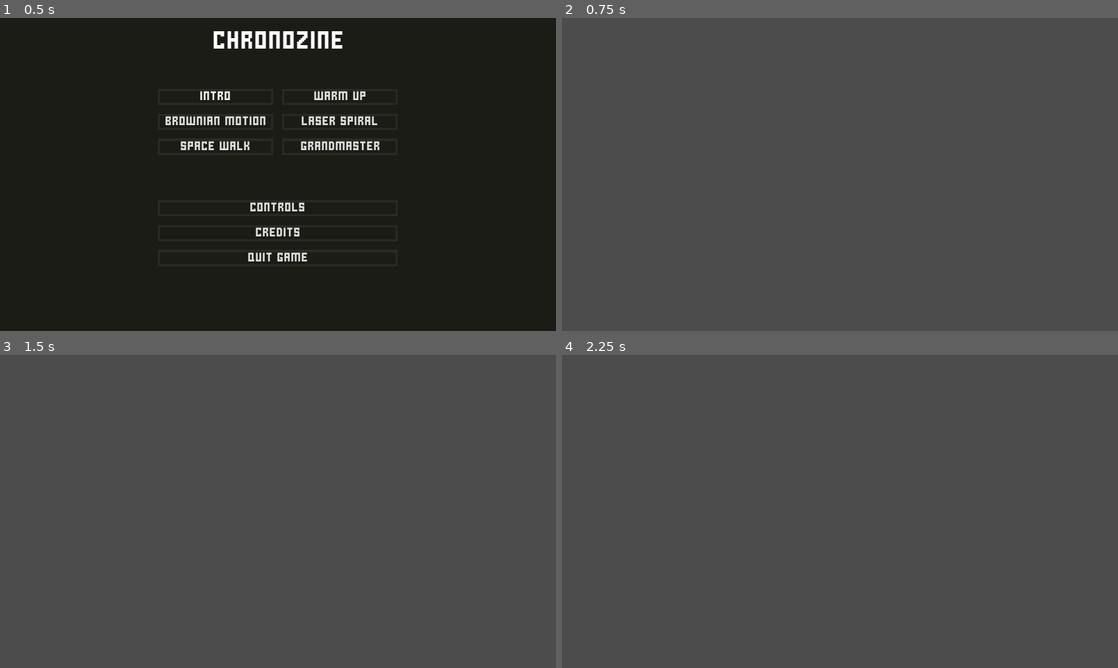
Above: before the commit, frames 1-4 (two rows, left to right).
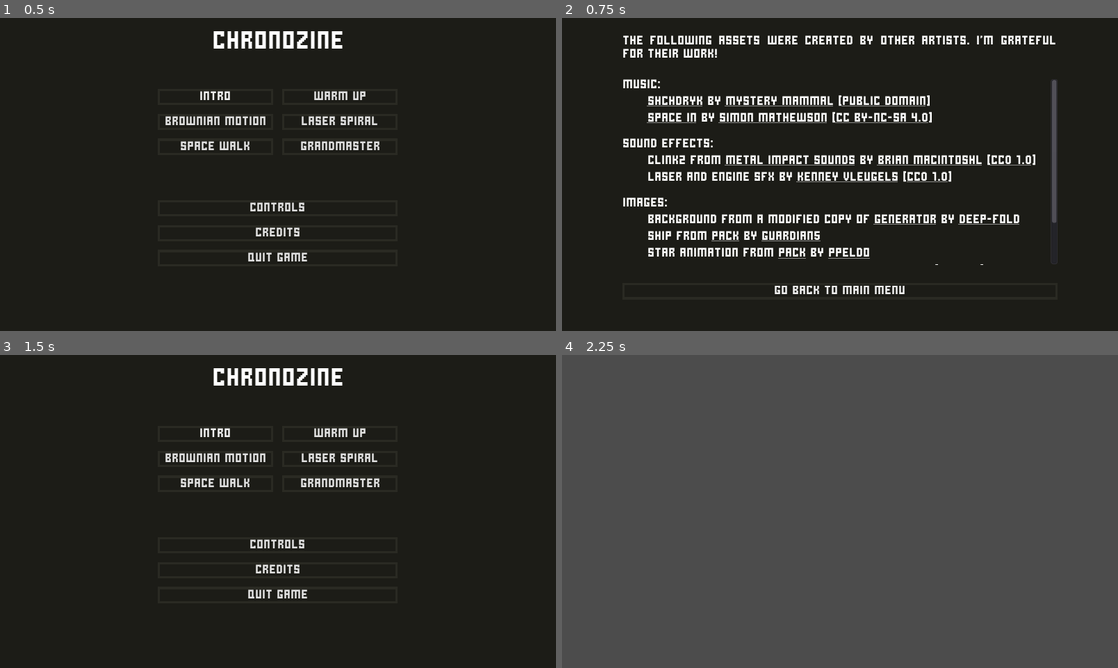
Above: after the commit, the same moments.

Repository: AnEnigmaticBug/chronozine
Game: Godot game, scene res://src/gui/screens/home/Home.tscn
The game is run twice, just before and just after one commit, with the same random seed, the same clock (stepped at 60 frames per second) and the same inputs.
Inputs (mouse positions are in pixels of both pictures, inside the frame that each line leads up to):
- Up to frame 1 (0.5 s): no input
- Up to frame 2 (0.75 s): click "Credits" at 0.5 s
- Up to frame 3 (1.5 s): click (278, 627) at 1.25 s, where only the run after the commit has a clickable "Go back to main menu"
- Up to frame 4 (2.25 s): click (778, 433) at 2 s, where only the run after the commit has a clickable "Intro"

Frame 1 is identical in both runs. In frame 2, 99% of the frame differs, in the area x 0-100%, y 0-100%; in frame 3, 100%; in frame 4, nothing differs.

Commit message:
Add credits screen and change the mouse cursor

Diff:
--- a/chronozine/project.godot
+++ b/chronozine/project.godot
@@ -9,6 +9,11 @@
 config_version=4
 
 _global_script_classes=[ {
+"base": "VBoxContainer",
+"class": "CreditCategory",
+"language": "GDScript",
+"path": "res://src/gui/screens/credits/CreditCategory.gd"
+}, {
 "base": "VBoxContainer",
 "class": "GradingStar",
 "language": "GDScript",
@@ -60,6 +65,7 @@
 "path": "res://src/walls/WallReifier.gd"
 } ]
 _global_script_class_icons={
+"CreditCategory": "",
 "GradingStar": "",
 "HealthBar": "",
 "Laser": "",
@@ -90,6 +96,7 @@
 window/size/height=540
 window/size/fullscreen=true
 window/dpi/allow_hidpi=true
+mouse_cursor/custom_image="res://assets/images/cursor.png"
 window/stretch/mode="2d"
 
 [importer_defaults]
--- /dev/null
+++ b/chronozine/src/gui/screens/credits/CreditCategory.gd
@@ -0,0 +1,24 @@
+tool
+class_name CreditCategory
+extends VBoxContainer
+
+
+export var category := ""
+export var credits: PoolStringArray = []
+
+
+func _ready() -> void:
+	$Heading.text = category + ":"
+
+	for credit in credits:
+		var node := RichTextLabel.new()
+		node.fit_content_height = true
+		node.bbcode_enabled = true
+		node.bbcode_text = "      " + credit
+		add_child(node)
+
+		node.connect("meta_clicked", self, "_on_Credit_meta_clicked")
+
+
+func _on_Credit_meta_clicked(meta: String) -> void:
+	OS.shell_open(meta)
--- /dev/null
+++ b/chronozine/src/gui/screens/credits/CreditCategory.tscn
@@ -0,0 +1,17 @@
+[gd_scene load_steps=2 format=2]
+
+[ext_resource path="res://src/gui/screens/credits/CreditCategory.gd" type="Script" id=1]
+
+[node name="CreditCategory" type="VBoxContainer"]
+anchor_right = 1.0
+anchor_bottom = 1.0
+custom_constants/separation = 8
+script = ExtResource( 1 )
+__meta__ = {
+"_edit_use_anchors_": false
+}
+
+[node name="Heading" type="Label" parent="."]
+margin_right = 960.0
+margin_bottom = 14.0
+text = ":"
--- /dev/null
+++ b/chronozine/src/gui/screens/credits/Credits.gd
@@ -0,0 +1,9 @@
+extends Control
+
+
+func _ready() -> void:
+	$VBoxContainer/Exit.grab_focus()
+
+
+func _on_Exit_pressed() -> void:
+	get_tree().change_scene_to(Globals.HOME_SCN)
--- /dev/null
+++ b/chronozine/src/gui/screens/credits/Credits.tscn
@@ -0,0 +1,106 @@
+[gd_scene load_steps=4 format=2]
+
+[ext_resource path="res://src/gui/themes/MainTheme.tres" type="Theme" id=1]
+[ext_resource path="res://src/gui/screens/credits/Credits.gd" type="Script" id=2]
+[ext_resource path="res://src/gui/screens/credits/CreditCategory.tscn" type="PackedScene" id=3]
+
+[node name="Credits" type="Control"]
+anchor_right = 1.0
+anchor_bottom = 1.0
+theme = ExtResource( 1 )
+script = ExtResource( 2 )
+__meta__ = {
+"_edit_use_anchors_": false
+}
+
+[node name="ColorRect" type="ColorRect" parent="."]
+anchor_right = 1.0
+anchor_bottom = 1.0
+color = Color( 0.113725, 0.113725, 0.0941176, 1 )
+__meta__ = {
+"_edit_use_anchors_": false
+}
+
+[node name="VBoxContainer" type="VBoxContainer" parent="."]
+anchor_left = 0.5
+anchor_top = 0.5
+anchor_right = 0.5
+anchor_bottom = 0.5
+margin_left = -376.0
+margin_top = -240.0
+margin_right = 376.0
+margin_bottom = 240.0
+custom_constants/separation = 32
+__meta__ = {
+"_edit_use_anchors_": false
+}
+
+[node name="Gratitude" type="Label" parent="VBoxContainer"]
+margin_right = 752.0
+margin_bottom = 43.0
+text = "The following assets were created by other artists. I'm grateful for their work!"
+align = 3
+autowrap = true
+
+[node name="ScrollContainer" type="ScrollContainer" parent="VBoxContainer"]
+margin_top = 75.0
+margin_right = 752.0
+margin_bottom = 395.0
+rect_min_size = Vector2( 0, 320 )
+follow_focus = true
+scroll_horizontal_enabled = false
+__meta__ = {
+"_edit_use_anchors_": false
+}
+
+[node name="VBoxContainer" type="VBoxContainer" parent="VBoxContainer/ScrollContainer"]
+margin_right = 740.0
+margin_bottom = 413.0
+rect_min_size = Vector2( 740, 0 )
+custom_constants/separation = 24
+__meta__ = {
+"_edit_use_anchors_": false
+}
+
+[node name="Music" parent="VBoxContainer/ScrollContainer/VBoxContainer" instance=ExtResource( 3 )]
+anchor_right = 0.0
+anchor_bottom = 0.0
+margin_right = 740.0
+margin_bottom = 78.0
+category = "Music"
+credits = PoolStringArray( "[url=https://freemusicarchive.org/music/Mystery_Mammal/Xmas_on_Tape/Shchedryck]Shchdryk[/url] by [url=https://freemusicarchive.org/music/Mystery_Mammal]Mystery Mammal[/url] ([url=https://creativecommons.org/licenses/publicdomain/]public domain[/url])", "[url=https://freemusicarchive.org/music/Simon_Mathewson/Some_4-track_tunes/Space_In]Space In[/url] by [url=https://freemusicarchive.org/music/Simon_Mathewson]Simon Mathewson[/url] ([url=https://creativecommons.org/licenses/by-nc-sa/4.0/]CC BY-NC-SA 4.0[/url])" )
+
+[node name="Sfx" parent="VBoxContainer/ScrollContainer/VBoxContainer" instance=ExtResource( 3 )]
+anchor_right = 0.0
+anchor_bottom = 0.0
+margin_top = 102.0
+margin_right = 740.0
+margin_bottom = 180.0
+category = "Sound Effects"
+credits = PoolStringArray( "clink2 from [url=https://opengameart.org/content/metal-impact-sounds]Metal Impact Sounds[/url] by [url=https://opengameart.org/users/bmaczero]Brian MacIntoshl[/url] ([url=https://creativecommons.org/publicdomain/zero/1.0/]CC0 1.0[/url])", "Laser and engine sfx by [url=https://www.kenney.nl]Kenney Vleugels[/url] ([url=https://creativecommons.org/publicdomain/zero/1.0/]CC0 1.0[/url])" )
+
+[node name="Images" parent="VBoxContainer/ScrollContainer/VBoxContainer" instance=ExtResource( 3 )]
+anchor_right = 0.0
+anchor_bottom = 0.0
+margin_top = 204.0
+margin_right = 740.0
+margin_bottom = 340.0
+category = "Images"
+credits = PoolStringArray( "Background from a modified copy of [url=https://deep-fold.itch.io/space-background-generator]generator[/url] by [url=https://deep-fold.itch.io]Deep-Fold[/url]", "Ship from [url=https://guardian5.itch.io/blue-green-and-red-spacecraft-asset]pack[/url] by [url=https://guardian5.itch.io]guardian5[/url]", "Star animation from [url=https://ppeldo.itch.io/2d-pixel-art-game-spellmagic-fx]pack[/url] by [url=https://ppeldo.itch.io]ppeldo[/url]", "Cursor from [url=https://opengameart.org/content/pixel-ui-pack-750-assets]Pixel UI pack[/url] by [url=https://www.kenney.nl]Kenney Vleugels[/url] ([url=https://creativecommons.org/publicdomain/zero/1.0]CC0 1.0[/url])" )
+
+[node name="Fonts" parent="VBoxContainer/ScrollContainer/VBoxContainer" instance=ExtResource( 3 )]
+anchor_right = 0.0
+anchor_bottom = 0.0
+margin_top = 364.0
+margin_right = 740.0
+margin_bottom = 413.0
+category = "Fonts"
+credits = PoolStringArray( "[url=https://monkopus.itch.io/stacked-pixel]Stacked Pixel[/url] by [url=https://monkopus.itch.io/]monkopus[/url] ([url=https://creativecommons.org/licenses/by-nd/4.0/]CC BY-ND 4.0[/url])" )
+
+[node name="Exit" type="Button" parent="VBoxContainer"]
+margin_top = 427.0
+margin_right = 752.0
+margin_bottom = 455.0
+text = "Go back to main menu"
+
+[connection signal="pressed" from="VBoxContainer/Exit" to="." method="_on_Exit_pressed"]
--- a/chronozine/src/gui/screens/home/Home.tscn
+++ b/chronozine/src/gui/screens/home/Home.tscn
@@ -9,6 +9,7 @@
 [ext_resource path="res://src/levels/LaserSpiral.tscn" type="PackedScene" id=7]
 [ext_resource path="res://src/levels/SpaceWalk.tscn" type="PackedScene" id=8]
 [ext_resource path="res://src/levels/Grandmaster.tscn" type="PackedScene" id=9]
+[ext_resource path="res://src/gui/screens/credits/Credits.tscn" type="PackedScene" id=10]
 
 [sub_resource type="DynamicFont" id=1]
 size = 48
@@ -141,6 +142,7 @@
 rect_min_size = Vector2( 415, 0 )
 size_flags_horizontal = 4
 text = "Credits"
+destination = ExtResource( 10 )
 
 [node name="Quit" type="Button" parent="VBoxContainer"]
 margin_left = 272.0
Binary file added: chronozine/assets/images/cursor.png
Not shown, added: chronozine/assets/images/cursor.png.import
Not shown: 1 places in chronozine/src/gui/screens/home/Home.tscn that only renumber resources
